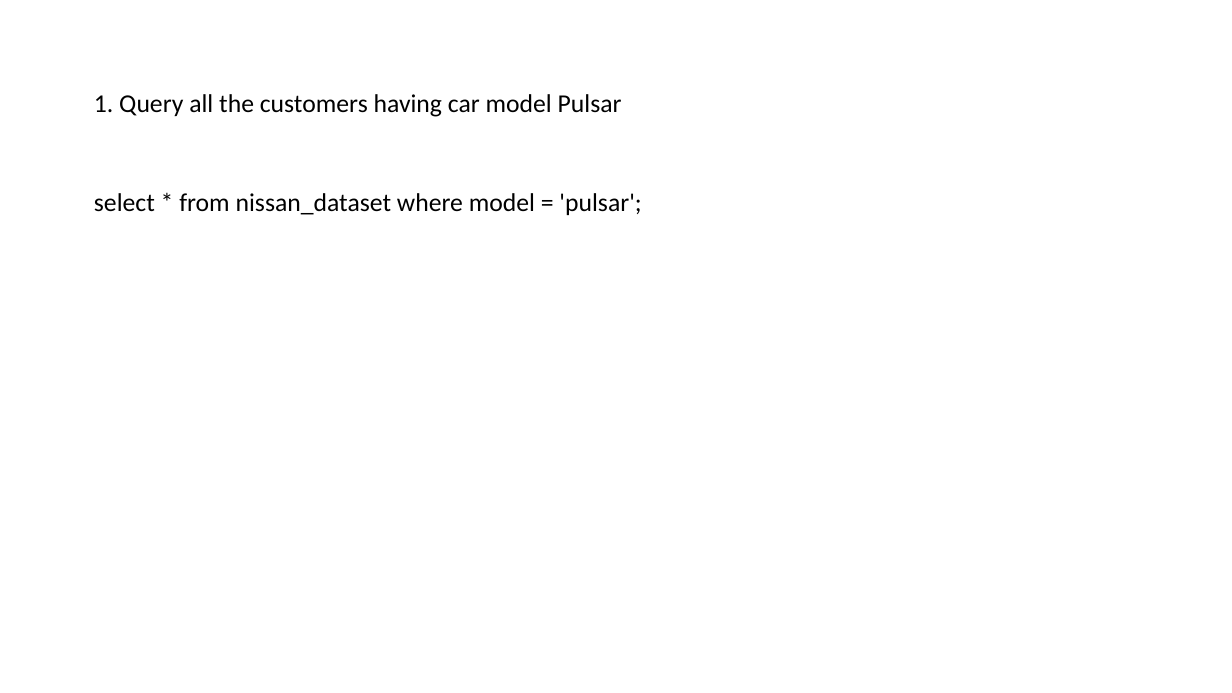
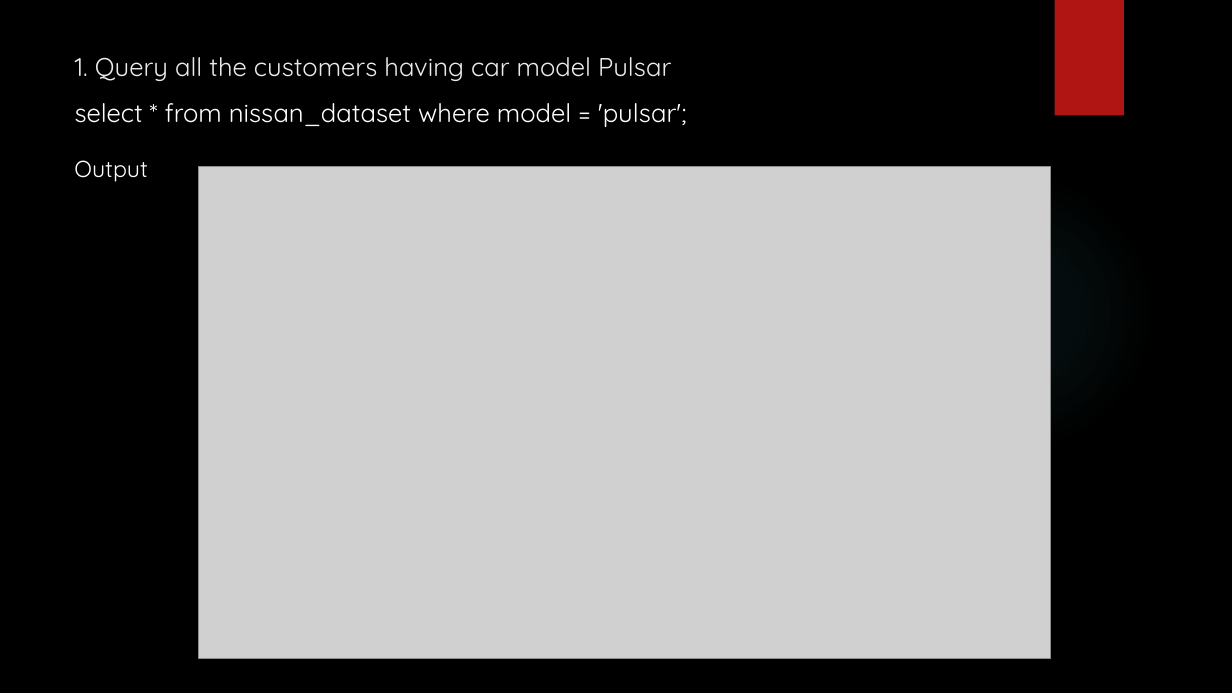
Before and after one commit to Tejashri554/SQL-Project, a slide deck: slide 3 of MiniProject.pptx (slide 1 before the commit). Drawn at 1232x693 pixels with LibreOffice and Linux fonts; fonts in the diff are those of the drawing; grey boxes stand for pictures; background and template pictures are left out. Boxes give left, top, right and bottom in pixels: in the first picture for what was removed or moved away, otherwise in the second. Text is boxed around its words. In the diff, an @@ line names an element or a change of style, - is before the commit and + after.

```diff
--- a/MiniProject.pptx
+++ b/MiniProject.pptx
@@ background #FFFFFF to picture (left out) @@
@@ rectangle added at (1055, 0, 1124, 116), fill #B01513 @@
@@ title "1. Query all the customers ...": place and size @@
-title "1. Query all the customers ..." at (94, 94, 622, 117)
+title "1. Query all the customers ..." at (75, 57, 671, 81)
@@ title "1. Query all the customers ..." at (75, 57, 671, 81): font Calibri to Quicksand, text colour #000000 to #EBEBEB; line spacing 0.9 to 1; vertical alignment middle to top @@
@@ text "select * from nissan_dataset where ...": place and size @@
-text "select * from nissan_dataset where ..." at (94, 193, 641, 215)
+text "select * from nissan_dataset where ..." at (75, 103, 687, 127)
@@ text "select * from nissan_dataset where ..." at (75, 103, 687, 127): font Calibri to Quicksand, text colour #000000 to #FFFFFF; line spacing 0.9 to 1 @@
@@ text added at (74, 160, 148, 182), 18 pt, text #FFFFFF @@
+Output
@@ picture added at (199, 166, 1050, 659) @@
@@ ellipse added at (870, 169, 1154, 454), fill gradient #50B9C1 @@
```
Also in this commit, not shown: 11 other slides changed, 4 slides added, 3 slides removed.
